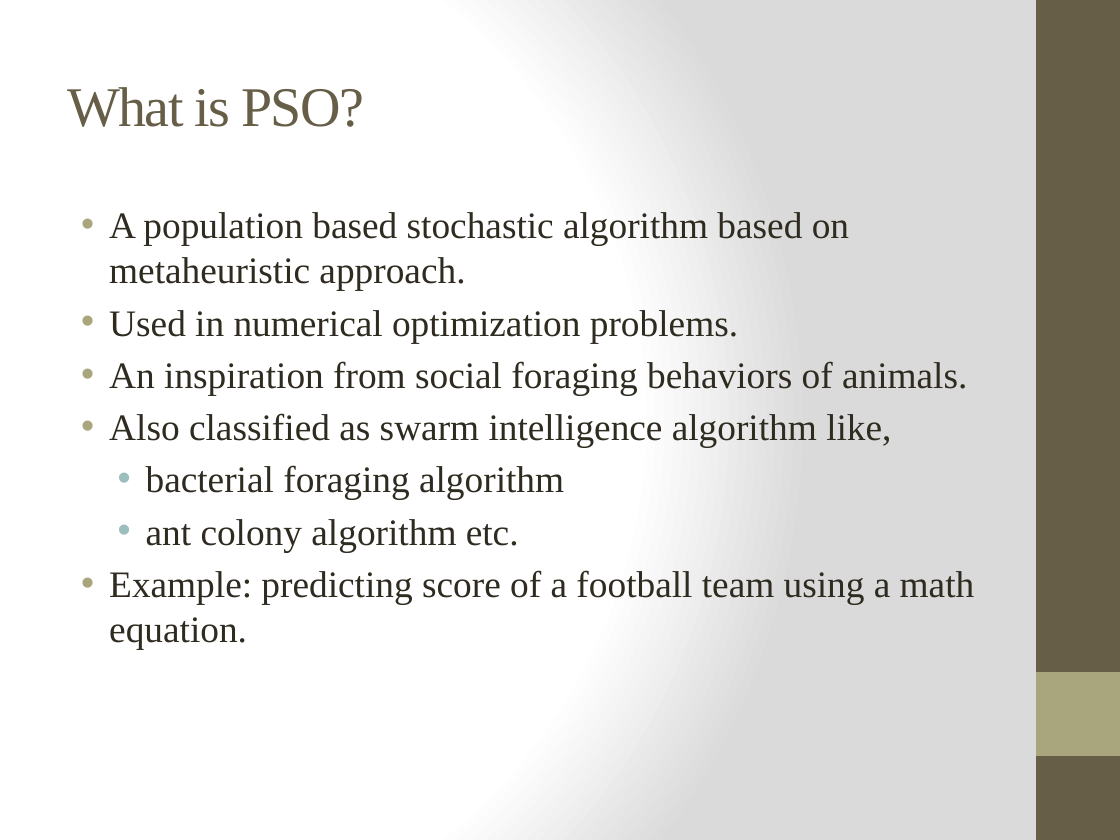
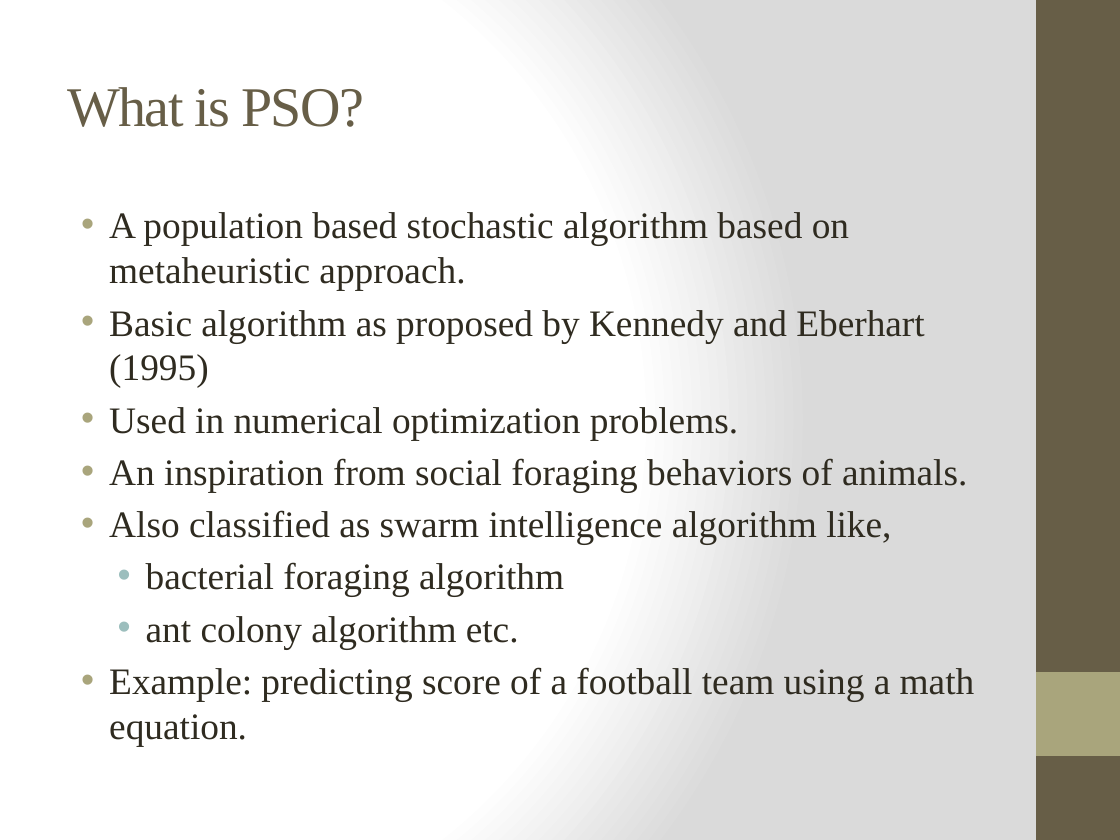
Before and after one commit to ayazhassan-courses/project-pyteam, a slide deck: slide 2 of Documentation/Presentation (interim demo).pptx. Drawn at 1120x840 pixels with LibreOffice and Linux fonts; fonts in the diff are those of the drawing. Boxes give left, top, right and bottom in pixels: in the first picture for what was removed or moved away, otherwise in the second. Text is boxed around its words. In the diff, an @@ line names an element or a change of style, - is before the commit and + after.

```diff
--- a/Documentation/Presentation (interim demo).pptx
+++ b/Documentation/Presentation (interim demo).pptx
@@ text at bbox=[109, 310, 924, 388]: paragraph added @@
+• Basic algorithm as proposed by Kennedy and Eberhart (1995)
```
Also in this commit, not shown: 1 other slide changed, 1 slide added, 1 slide removed.
